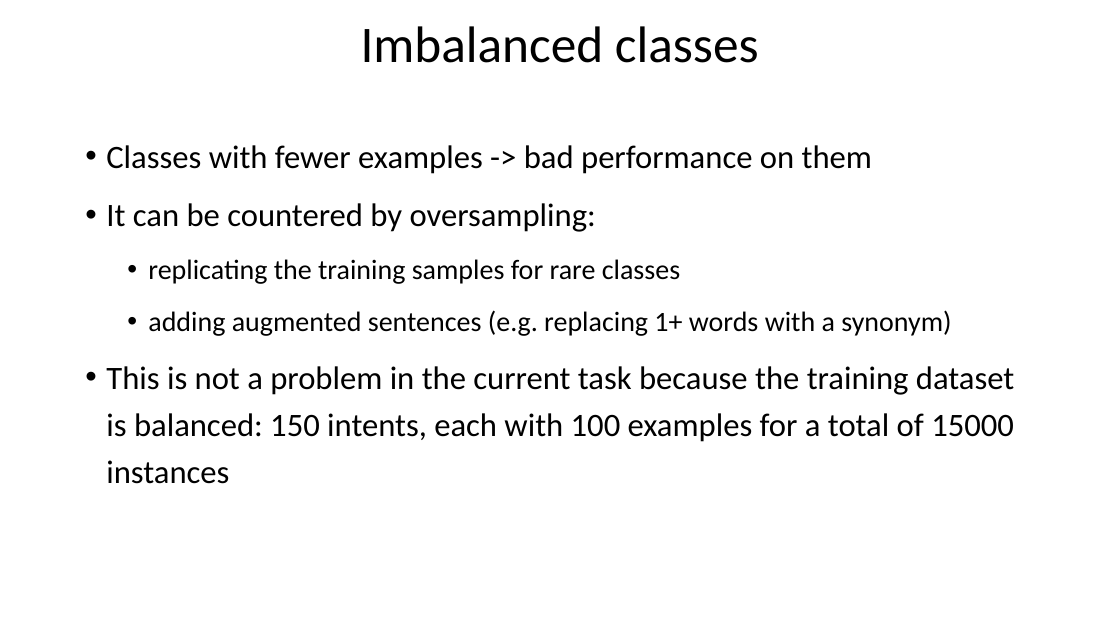
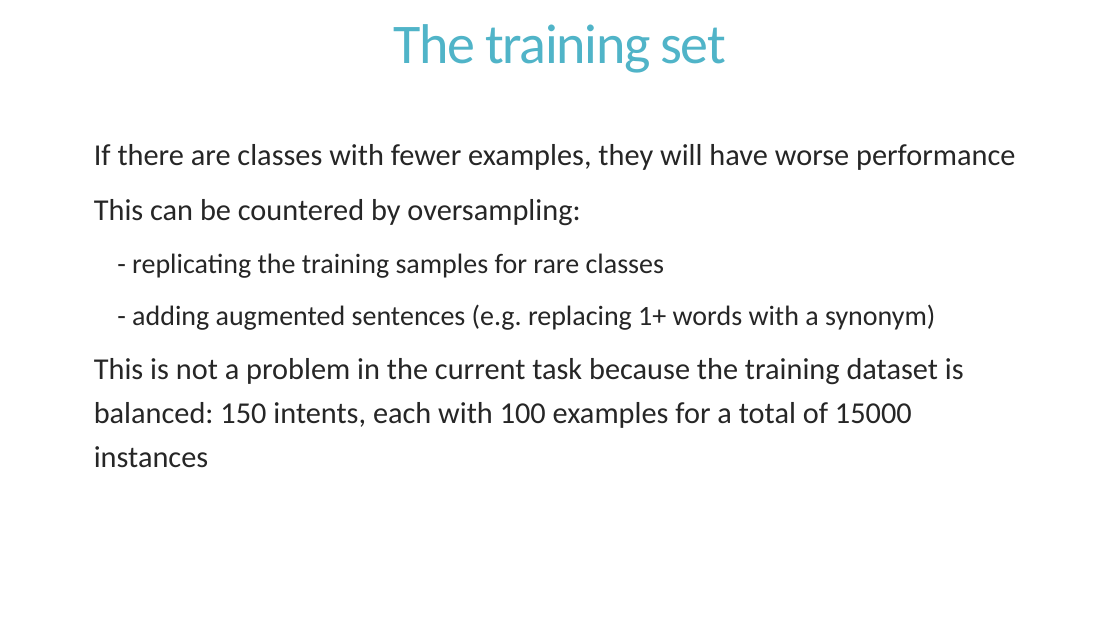
Before and after one commit to AndreaLK3/IntentRecognition, a slide deck: slide 10 of IntentDetectionAndTask.pptx (slide 13 before the commit). Drawn at 1120x630 pixels with LibreOffice and Linux fonts; fonts in the diff are those of the drawing. Boxes give left, top, right and bottom in pixels: in the first picture for what was removed or moved away, otherwise in the second. Text is boxed around its words. In the diff, an @@ line names an element or a change of style, - is before the commit and + after.

```diff
--- a/IntentDetectionAndTask.pptx
+++ b/IntentDetectionAndTask.pptx
@@ title at [394, 24, 725, 73]: text changed; size 44 to 48 pt; text colour #000000 to #50B4C8 @@
-Imbalanced classes
+The training set
@@ text at [94, 144, 1015, 330]: text changed; text colour #000000 to #262626 @@
-• Classes with fewer examples -> bad performance on them
-• It can be countered by oversampling:
-  • replicating the training samples for rare classes
-  • adding augmented sentences (e.g. replacing 1+ words with a synonym)
+  If there are classes with fewer examples, they will have worse performance
+  This can be countered by oversampling:
+    - replicating the training samples for rare classes
+    - adding augmented sentences (e.g. replacing 1+ words with a synonym)
@@ text at [94, 358, 964, 468]: size 28 to 26 pt, text colour #000000 to #262626 in "This is not a problem in the ..."; bullet • to   @@
```
Also in this commit, not shown: 11 other slides changed, 3 slides added, 1 slide removed, 11 other files.
